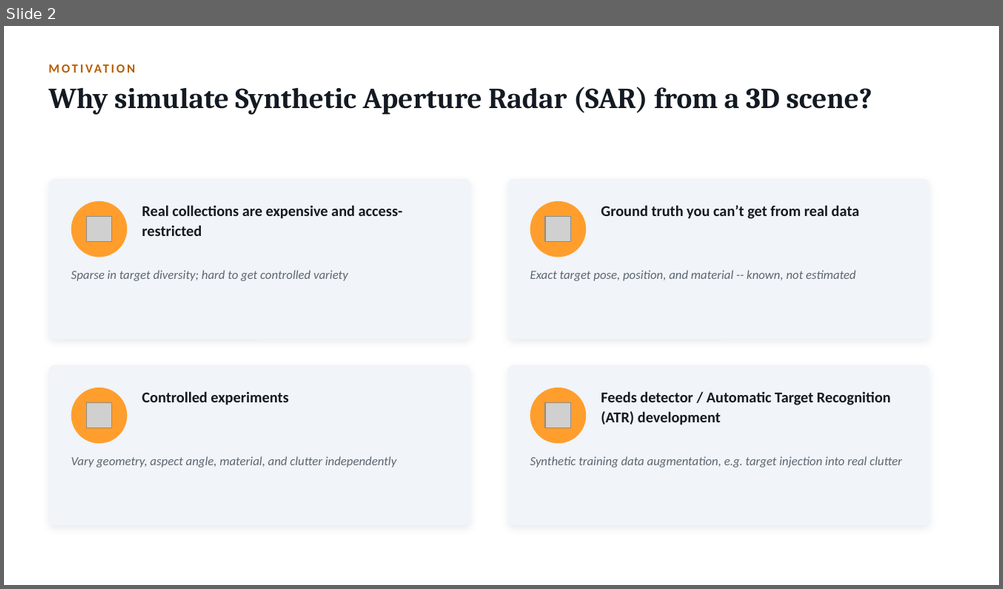
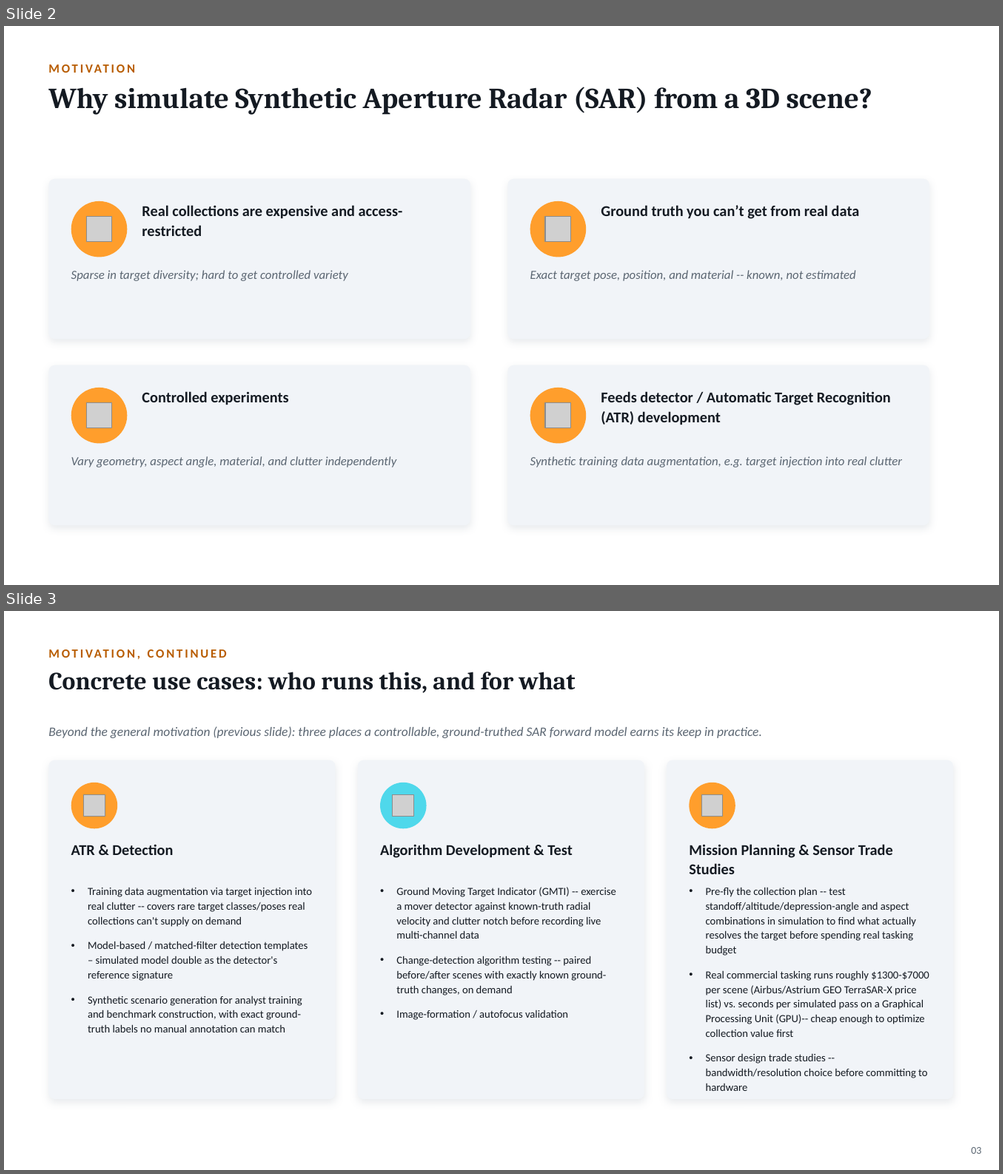
Before and after one commit to dphilli1-00/portfolio, a slide deck: beyond SARCASTIC.pptx. Shown one above the other, each under a label of ours: slide 2 before the commit, slides 2 and 3 after it. The pictures are 1003x589 and 1003x1174 pixels, drawn with LibreOffice and Linux fonts; fonts in the diff are those of the drawing; grey boxes stand for pictures. Boxes give left, top, right and bottom in pixels: in the first picture for what was removed or moved away, otherwise in the second. Text is boxed around its words. In the diff, an @@ line names an element or a change of style, - is before the commit and + after.

```diff
--- a/beyond SARCASTIC.pptx
+++ b/beyond SARCASTIC.pptx
@@ slide 3 added at [4, 611, 999, 1170], background #FFFFFF @@
@@ text added at [48, 672, 575, 693], 24 pt, text #141A22, bold @@
+Concrete use cases: who runs this, and for what
@@ text added at [48, 726, 762, 738], 12.5 pt, text #5B6672, italic @@
+Beyond the general motivation (previous slide): three places a controllable, ground-truthed SAR forward model earns its keep in practice.
@@ text added at [153, 727, 210, 736], 12 pt, text #B85C00, bold @@
+MOTIVATION, CONTINUED
@@ rounded rectangle added at [48, 760, 336, 1099], fill #F1F4F8 @@
@@ rounded rectangle added at [358, 760, 644, 1099], fill #F1F4F8 @@
@@ rounded rectangle added at [666, 760, 953, 1099], fill #F1F4F8 @@
@@ ellipse added at [71, 783, 117, 829], fill #FF9E2C @@
@@ ellipse added at [380, 783, 427, 829], fill #4FD8EB @@
@@ ellipse added at [689, 783, 735, 829], fill #FF9E2C @@
@@ picture added at [84, 795, 105, 817] @@
@@ picture added at [392, 795, 415, 817] @@
@@ picture added at [702, 795, 723, 817] @@
@@ text added at [71, 844, 173, 855], 14.5 pt, text #141A22, bold @@
+ATR & Detection
@@ text added at [380, 844, 572, 858], 14.5 pt, text #141A22, bold @@
+Algorithm Development & Test
@@ text added at [688, 844, 893, 874], 14.5 pt, text #141A22, bold @@
+Mission Planning & Sensor Trade Studies
@@ text added at [88, 888, 312, 1033], 10.5 pt, text #141A22 @@
+• Training data augmentation via target injection into real clutter -- covers rare target classes/poses real collections can't supply on demand
+• Model-based / matched-filter detection templates – simulated model double as the detector's reference signature
+• Synthetic scenario generation for analyst training and benchmark construction, with exact ground-truth labels no manual annotation can match
@@ text added at [396, 887, 616, 1020], 10.5 pt, text #141A22 @@
+• Ground Moving Target Indicator (GMTI) -- exercise a mover detector against known-truth radial velocity and clutter notch before recording live multi-channel data
+• Change-detection algorithm testing -- paired before/after scenes with exactly known ground-truth changes, on demand
+• Image-formation / autofocus validation
@@ text added at [706, 887, 929, 1091], 10.5 pt, text #141A22 @@
+• Pre-fly the collection plan -- test standoff/altitude/depression-angle and aspect combinations in simulation to find what actually resolves the target before spending real tasking budget
+• Real commercial tasking runs roughly $1300-$7000 per scene (Airbus/Astrium GEO TerraSAR-X price list) vs. seconds per simulated pass on a Graphical Processing Unit (GPU)-- cheap enough to optimize collection value first
+• Sensor design trade studies -- bandwidth/resolution choice before committing to hardware
@@ text added at [970, 1147, 981, 1154], 10 pt, text #5B6672 @@
+03
```
Also in this commit, not shown: 3 slides changed, 2 other slides added, 1 slide removed.
